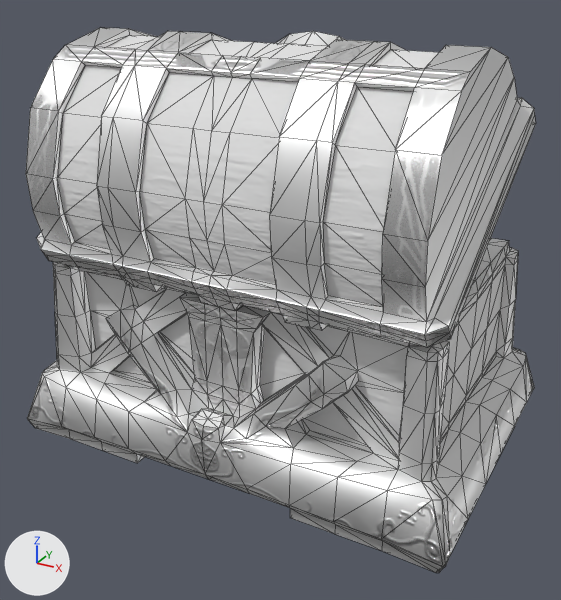
A saved change to the glTF model assets/props/chests/chest_05.gltf.
Before and after are seen from a 50 mm lens placed at (0.752, -1.412, 0.991), pointed at (0.006, -0.055, 0.313). Lighting does not change. The marker at lower left points along +X, +Y and +Z. The older version comes first. Mesh edges are drawn as thin lines. Vertices at exactly the same position are counted once.

Names of what the first picture shows: 'TreasureChest_01 - Default_0'.
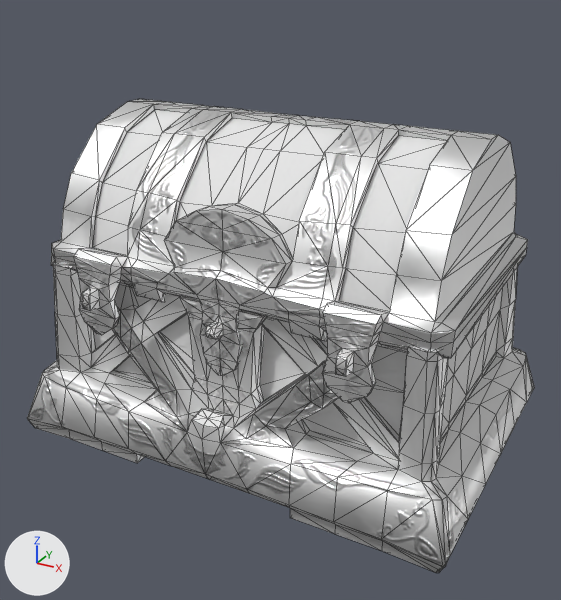
Pixel boxes [x1, y1, x2, y2] of what changed, in the pictures (561 x 600 px; the box of a moved part takes in the faces that stretch with it):
'TreasureChest_01 - Default_0', reshaped (13% shorter): before [26, 28, 536, 573]; after [27, 99, 534, 573]
part 1 of me_treasurechest_01___default_0_001, moved or reshaped: before [26, 28, 536, 347]; after [51, 99, 528, 403]
part 2 of me_treasurechest_01___default_0_001, moved or reshaped: [481, 389, 515, 483] in both
part 3 of me_treasurechest_01___default_0_001, surface changed: before [29, 238, 534, 564]; after [29, 262, 534, 564]

What the commit changed:
me_treasurechest_01___default_0_001 is used by ob_treasurechest_01___default_0; location (0.0, 0.0, 0.0).
me_treasurechest_01___default_0_001 had 1620 vertices, 3232 faces and spanned x -0.5..0.5, y -0.363..0.363, z 0.0..0.858.
me_treasurechest_01___default_0_001 now has 1620 vertices, 3232 faces and spans x -0.5..0.5, y -0.363..0.363, z 0.0..0.695.
me_treasurechest_01___default_0_001 part 1: the loose piece of 646 vertices spanning x -0.446..0.446, y -0.335..0.288, z 0.388..0.858 is multiplied about its middle by the matrix ((-1.0, 0.0, 0.0), (0.0, -0.862, -0.507), (0.0, -0.507, 0.862)), then moved by (0.0, -0.024, -0.191).
Part 2, on me_treasurechest_01___default_0_001:
56 faces are deleted.
56 new faces join them.
me_treasurechest_01___default_0_001 part 3: 1888 kept faces spanning x -0.5..0.5, y -0.363..0.363, z 0.0..0.418 get new texture (UV) coordinates.
